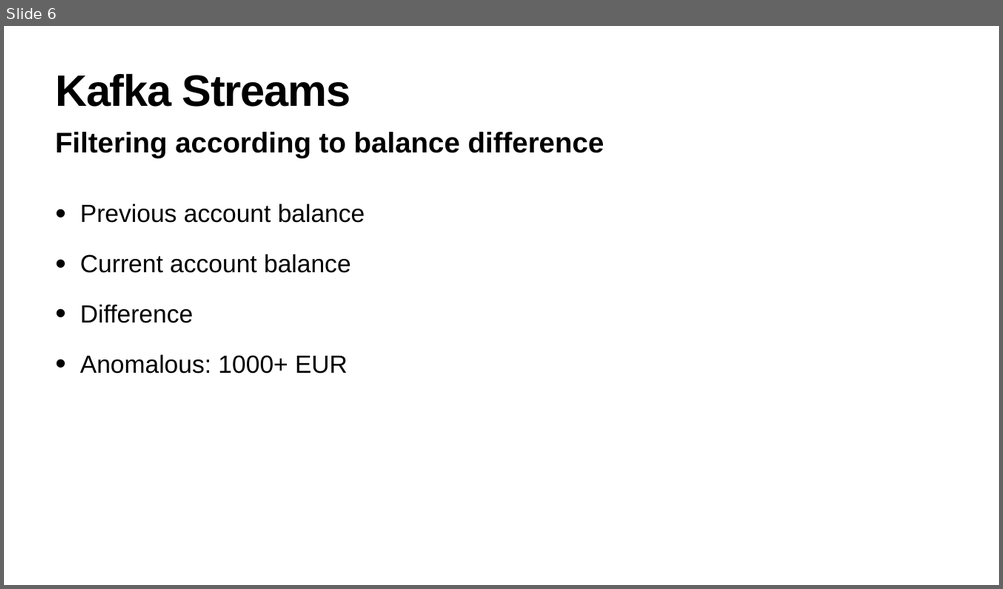
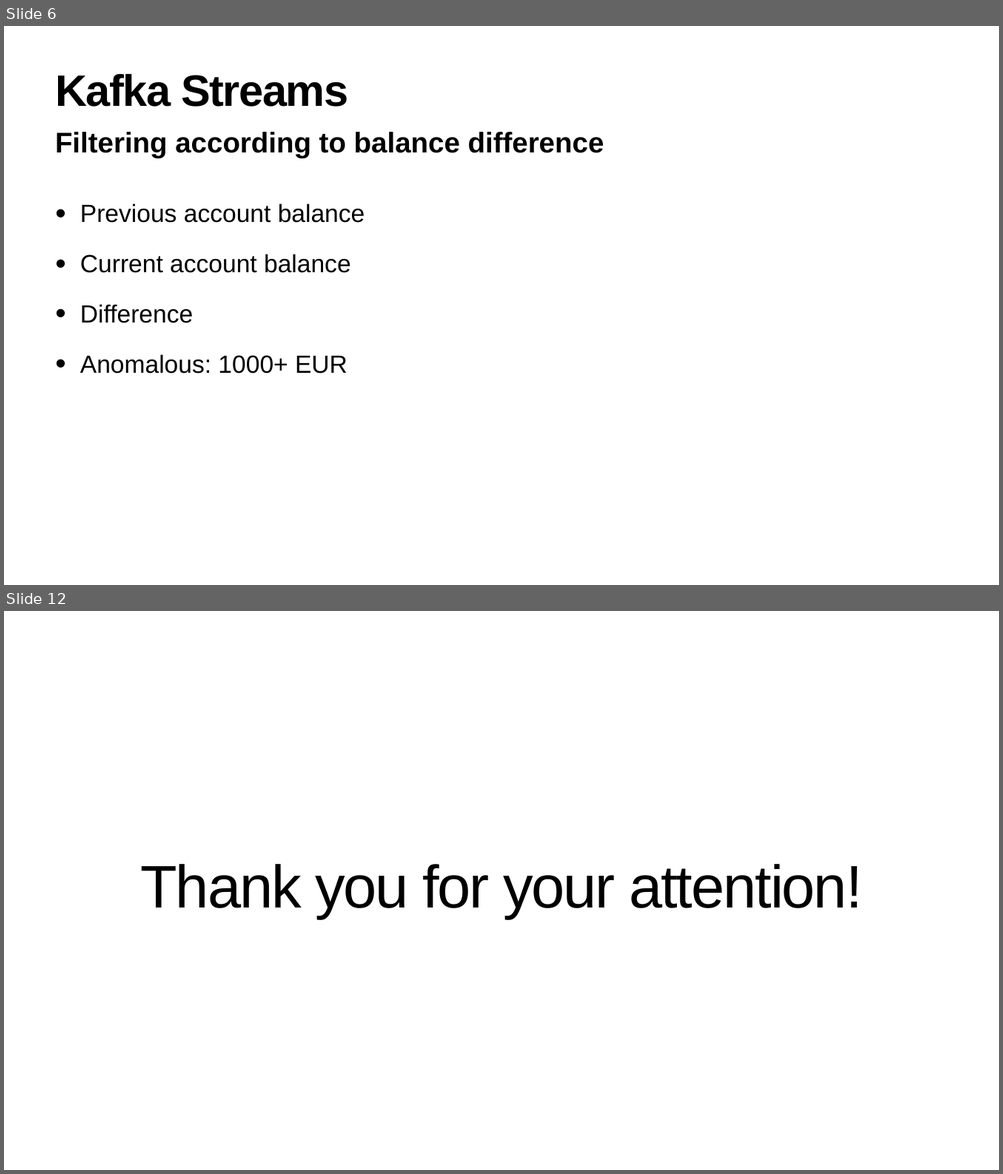
Before and after one commit to JoeRakhimov/AnomalyDetection, a slide deck: report/presentation.pptx. Shown one above the other, each under a label of ours: slide 6 before the commit, slides 6 and 12 after it; the slides between them are not shown. The pictures are 1003x589 and 1003x1174 pixels, drawn with LibreOffice and Linux fonts; fonts in the diff are those of the drawing. Boxes give left, top, right and bottom in pixels: in the first picture for what was removed or moved away, otherwise in the second. Text is boxed around its words. In the diff, an @@ line names an element or a change of style, - is before the commit and + after.

```diff
--- a/report/presentation.pptx
+++ b/report/presentation.pptx
@@ slide 12 added at <box>4,611,999,1170</box>, background #FFFFFF @@
@@ text added at <box>140,864,862,919</box>, 116 pt, text #000000 @@
+Thank you for your attention!
@@ slide 6 changed as well @@
@@ title "Kafka Streams" at <box>55,74,348,107</box>: letter spacing -1.7 to -2 pt @@
```
Also in this commit, not shown: 5 other slides changed, 5 other slides added, 2 other files.
